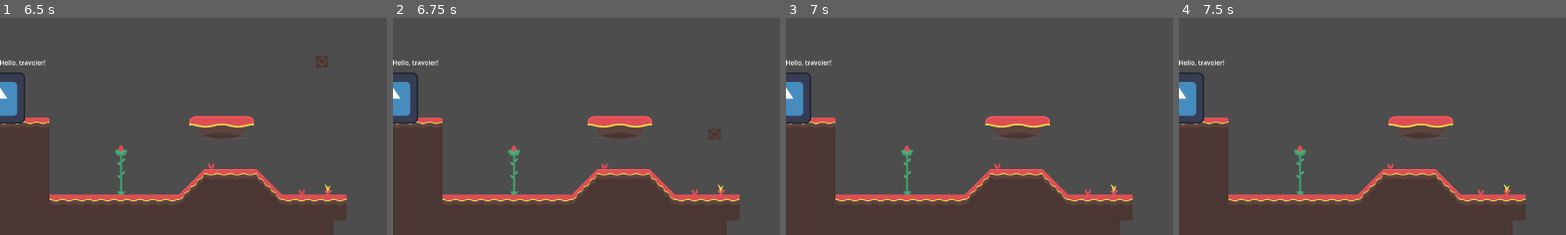
Above: before the commit, frames 1-4 (left to right).
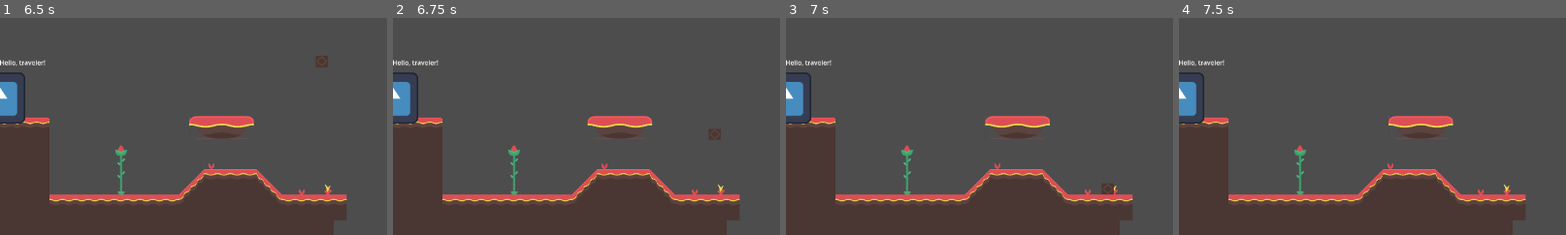
Above: after the commit, the same moments.

Repository: unsaltedkale/Quilt
Game: Godot game, scene res://main.tscn
The game is run twice, just before and just after one commit, with the same random seed, the same clock (stepped at 60 frames per second) and the same inputs. The engine's default icon, where the game draws it, is replaced by a stand-in: a white triangle on a blue panel in a dark square.
Inputs (mouse positions are % of the whole screen's width and height, from its top left):
- Up to frame 1 (6.5 s): click "PLAY" at 0.5 s; move the mouse to (72, 45) at 1.27 s; hold D (move_right) 1.28-2.78 s; tap F (fire_projectile) every 0.75 s from 1.35 to 5.85 s; click (72, 45) at 1.42 s; tap Space (jump) at 1.52, 2.27, 3.77, 4.52, 5.27 s; move the mouse to (30, 55) at 2.02 s; move the mouse to (60, 28) at 2.77 s; hold A (move_left) 2.78-3.53 s; move the mouse to (45, 70) at 3.52 s; hold D (move_right) 3.53-5.03 s; click (45, 70) at 3.67 s; move the mouse to (80, 65) at 4.27 s; move the mouse to (20, 35) at 5.02 s; hold A (move_left) 5.03-5.78 s; tap Enter at 5.75 s; move the mouse to (55, 50) at 5.77 s; hold D (move_right) from 5.78 s (still down); click (55, 50) at 5.92 s
- Up to frame 2 (6.75 s): tap Space (jump) at 6.5 s; move the mouse to (35, 25) at 6.52 s; release D (move_right) at 6.53 s; hold A (move_left) from 6.53 s (still down); tap F (fire_projectile) at 6.6 s
- Up to frame 3 (7 s): keep holding A (move_left); tap Space (jump) at 6.77 s
- Up to frame 4 (7.5 s): keep holding A (move_left); tap Enter at 7.25 s; move the mouse to (72, 45) at 7.27 s; tap F (fire_projectile) at 7.35 s
The pictures show only the part of the screen within x 50-100%, y 50-100%; the shares and areas given below are measured in that part.

Frames 1-2 are identical in both runs. In frame 3, 0.1% of the frame differs, in the area x 81-85%, y 76-82%; in frame 4, nothing differs.

Commit message:
Falling Object

Diff:
--- a/Elena/Scenes/movingplatform.tscn
+++ b/Elena/Scenes/movingplatform.tscn
@@ -6,7 +6,7 @@
 [sub_resource type="RectangleShape2D" id="RectangleShape2D_lpq4i"]
 size = Vector2(326, 58)
 
-[node name="MovingPlatform" type="AnimatableBody2D" groups=["Ground"]]
+[node name="MovingPlatform" type="AnimatableBody2D" groups=["Environmental Feature"]]
 script = ExtResource("1_7qba8")
 
 [node name="CollisionShape2D" type="CollisionShape2D" parent="."]
--- a/Elena/Scenes/spike.tscn
+++ b/Elena/Scenes/spike.tscn
@@ -9,9 +9,9 @@
 size = Vector2(13.8571415, 20.625)
 
 [sub_resource type="RectangleShape2D" id="RectangleShape2D_6cov4"]
-size = Vector2(77, 133)
+size = Vector2(77, 137)
 
-[node name="Spike" type="StaticBody2D"]
+[node name="Spike" type="StaticBody2D" groups=["Environmental Feature"]]
 script = SubResource("GDScript_kh7vf")
 metadata/_edit_group_ = true
 
@@ -29,5 +29,5 @@
 texture = ExtResource("2_kh7vf")
 
 [node name="CollisionShape2D" type="CollisionShape2D" parent="."]
-position = Vector2(2.5, 22.5)
+position = Vector2(2.5, 20.5)
 shape = SubResource("RectangleShape2D_6cov4")
--- a/Elena/Scripts/fallingobjectarea_2d.gd
+++ b/Elena/Scripts/fallingobjectarea_2d.gd
@@ -7,9 +7,18 @@
 
 func _on_body_entered(body: Node) -> void:
 
-	if body.has_method("take_damage"):
+	if body.is_in_group("Player"):
 		body.take_damage(damage_amount)
 
-	if body is TileMapLayer:
-		print("Falling Object hit the ground")
-		get_parent().queue_free()
+	elif body.is_in_group("Environmental Feature"):
+		print("Falling Object hit an Environmental Feature")
+		start_destruction_timer()
+
+	elif body is TileMapLayer:
+		print("Falling Object hit the Ground")
+		start_destruction_timer()
+
+func start_destruction_timer() -> void:
+	await get_tree().create_timer(.5).timeout
+	print("Destroying Falling Object")
+	get_parent().queue_free()
--- a/project.godot
+++ b/project.godot
@@ -18,7 +18,7 @@
 [global_group]
 
 Player=""
-Ground=""
+"Environmental Feature"=""
 
 [input]
 
